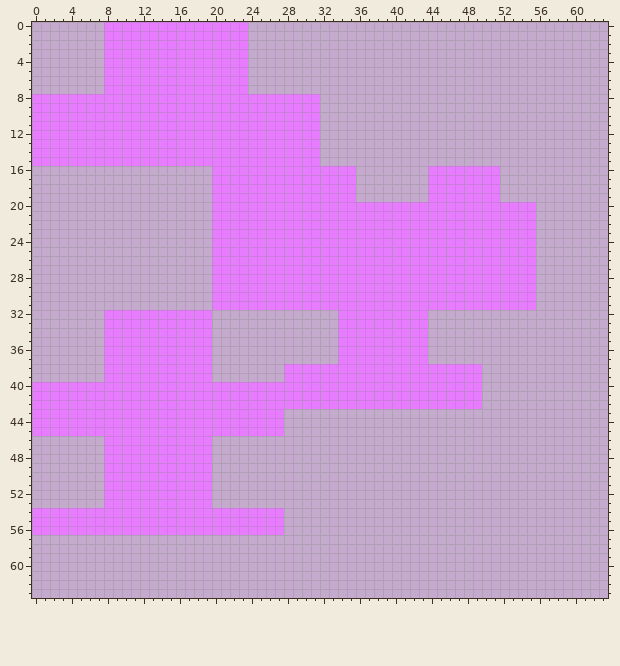
Edited in one commit: pixel-art sprite (src/main/resources/assets/caskearmor/models/armor/pink_layer_1.png). This is how it looked before the edit.
The file is 64x64 pixels. Colours within 5 levels of each other are drawn and written as one.
Now the later version:
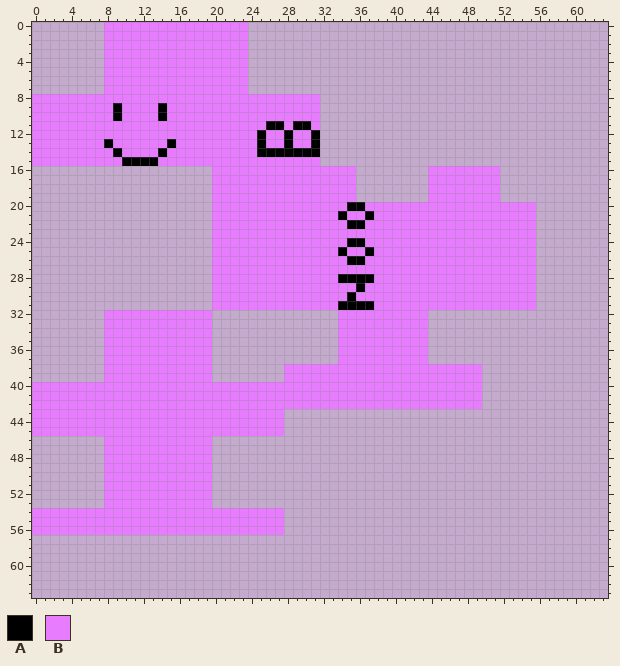
Palette (. is transparent): A #000000  B #e77cff
Change:
@@ x 6..33 @@
  8 BBBBBBBBBBBBBBBBBBBBBBBBBB..
- 9 BBBBBBBBBBBBBBBBBBBBBBBBBB..
-10 BBBBBBBBBBBBBBBBBBBBBBBBBB..
-11 BBBBBBBBBBBBBBBBBBBBBBBBBB..
-12 BBBBBBBBBBBBBBBBBBBBBBBBBB..
-13 BBBBBBBBBBBBBBBBBBBBBBBBBB..
-14 BBBBBBBBBBBBBBBBBBBBBBBBBB..
-15 BBBBBBBBBBBBBBBBBBBBBBBBBB..
+ 9 BBBABBBBABBBBBBBBBBBBBBBBB..
+10 BBBABBBBABBBBBBBBBBBBBBBBB..
+11 BBBBBBBBBBBBBBBBBBBBAABAAB..
+12 BBBBBBBBBBBBBBBBBBBABBABBA..
+13 BBABBBBBBABBBBBBBBBABBABBA..
+14 BBBABBBBABBBBBBBBBBAAAAAAA..
+15 BBBBAAAABBBBBBBBBBBBBBBBBB..
 16 ..............BBBBBBBBBBBBBB
@@ x 32..39 @@
 19 BBBB....
-20 BBBBBBBB
-21 BBBBBBBB
-22 BBBBBBBB
+20 BBBAABBB
+21 BBABBABB
+22 BBBAABBB
 23 BBBBBBBB
-24 BBBBBBBB
-25 BBBBBBBB
-26 BBBBBBBB
+24 BBBAABBB
+25 BBABBABB
+26 BBBAABBB
 27 BBBBBBBB
-28 BBBBBBBB
-29 BBBBBBBB
-30 BBBBBBBB
-31 BBBBBBBB
+28 BBAAAABB
+29 BBBBABBB
+30 BBBABBBB
+31 BBAAAABB
 32 ..BBBBBB
Boxes around the changes in both pictures, in picture pixels (x1, y1, x2, y2):
changed: (104, 103, 176, 166)
changed: (257, 121, 320, 157)
changed: (338, 202, 374, 310)
